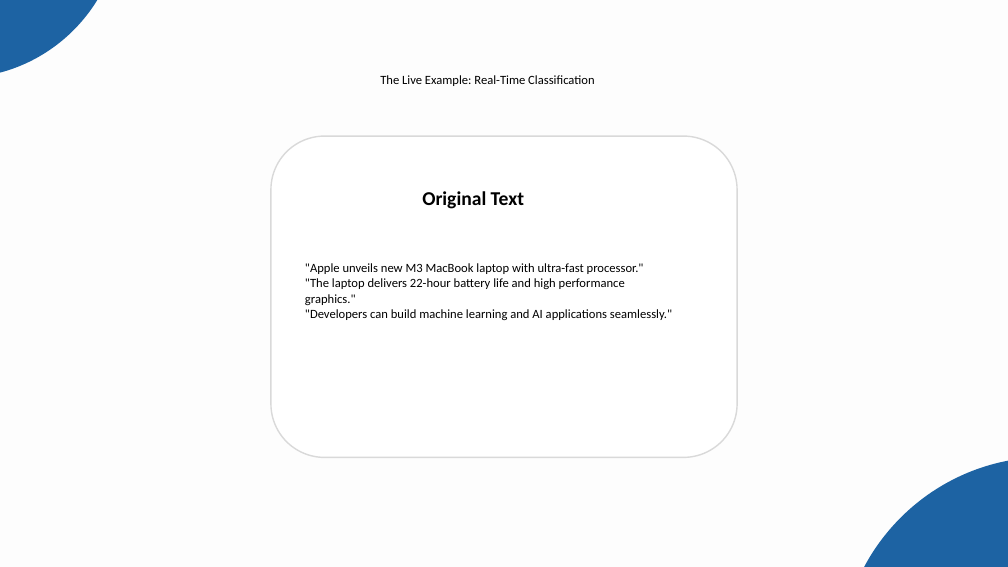
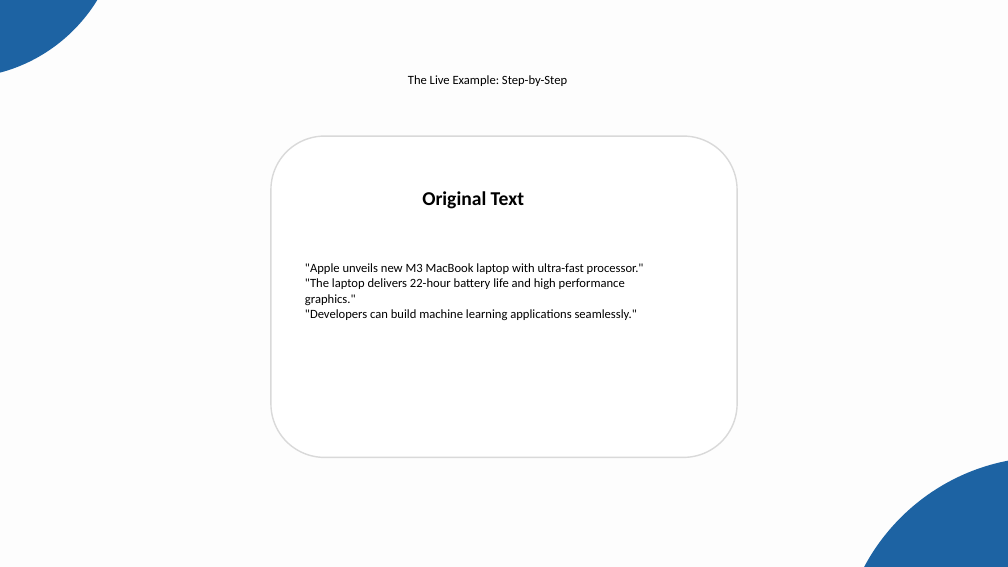
Before and after one commit to Abhijeet0848/NewsLens, a slide deck: slide 9 of docs/NewsScope_Presentation_CruxTemplate.pptx. Drawn at 1008x567 pixels with LibreOffice and Linux fonts; fonts in the diff are those of the drawing. Boxes give left, top, right and bottom in pixels: in the first picture for what was removed or moved away, otherwise in the second. Text is boxed around its words. In the diff, an @@ line names an element or a change of style, - is before the commit and + after.

```diff
--- a/docs/NewsScope_Presentation_CruxTemplate.pptx
+++ b/docs/NewsScope_Presentation_CruxTemplate.pptx
@@ text at (408,75,567,86): text changed @@
-The Live Example: Real-Time Classification
+The Live Example: Step-by-Step
@@ text at (305,309,637,320): text changed @@
-"Developers can build machine learning and AI applications seamlessly."
+"Developers can build machine learning applications seamlessly."
```
Also in this commit, not shown: 12 other slides changed, 4 other files.
